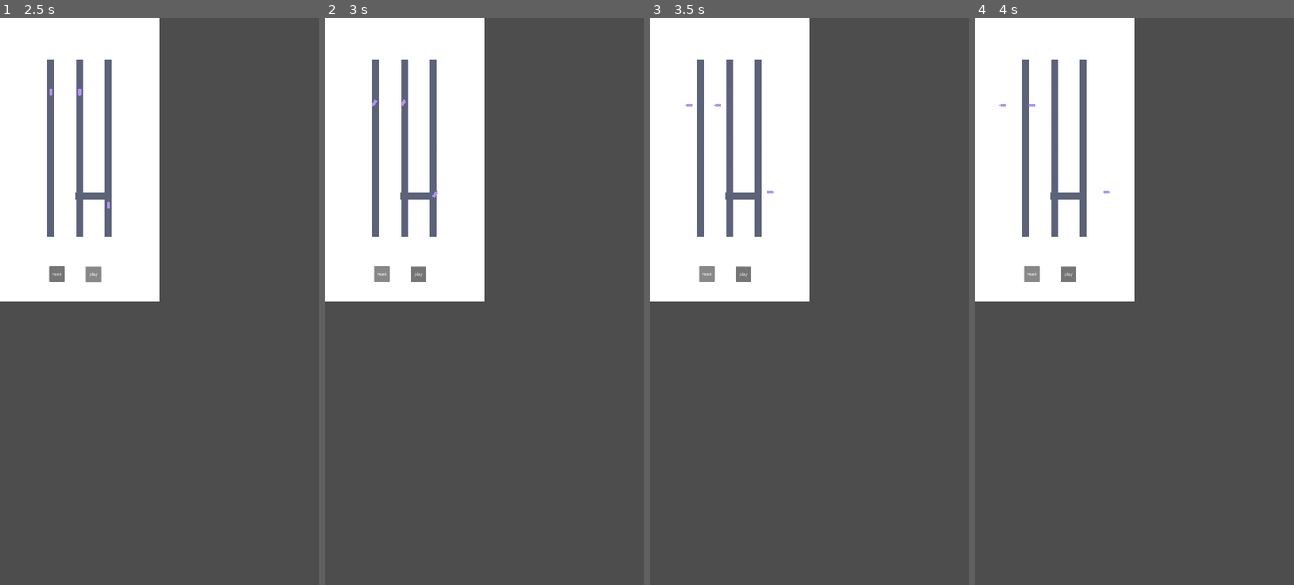
Above: before the commit, frames 1-4 (left to right).
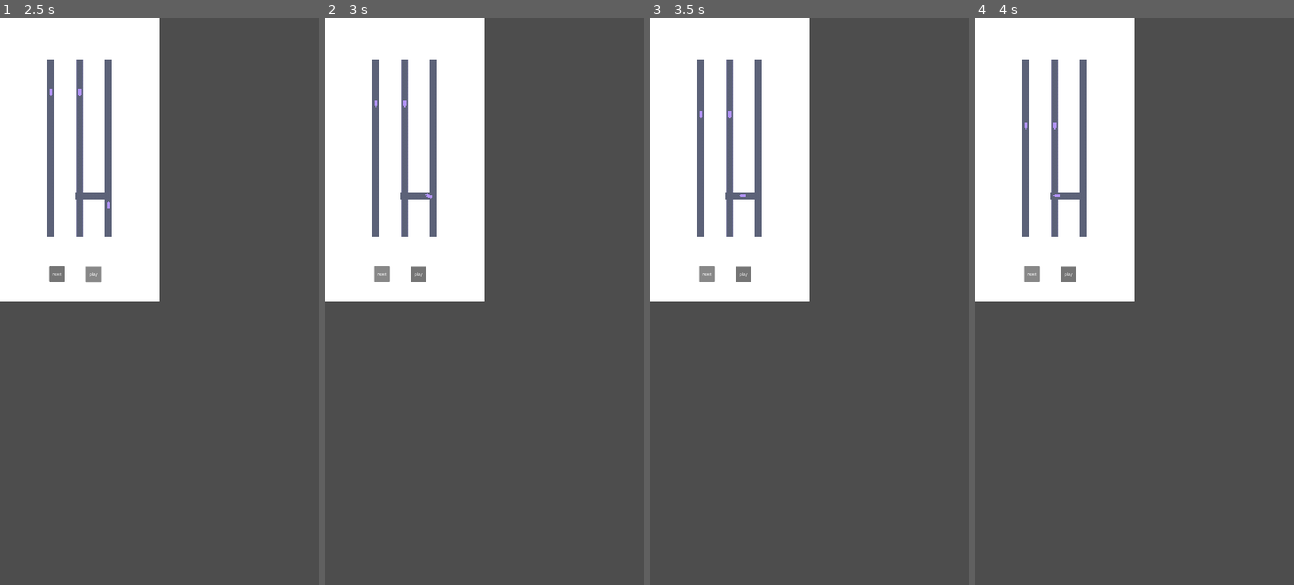
Above: after the commit, the same moments.

Repository: wonjaegang/TakeMeHome
Game: Godot game, scene res://Scenes/InGameScene.tscn
Same seed, same stepped clock (60 frames per second), same inputs: the game is played once before the commit and once after it.
Inputs:
- Up to frame 1 (2.5 s): click "play" at 0.5 s; click "play" at 1.25 s; click "play" at 2 s
- Up to frame 2 (3 s): click "reset" at 2.75 s
- Up to frame 3 (3.5 s): no input
- Up to frame 4 (4 s): no input

Frame 1 is identical in both runs. In frame 2, less than 0.1% of the frame differs, in the area x 14-36%, y 14-32%; in frame 3, less than 0.1%, in the area x 11-39%, y 15-32%; in frame 4, less than 0.1%.

Commit message:
SignalBud 구현 변경

Diff:
--- a/Scripts/car.gd
+++ b/Scripts/car.gd
@@ -11,7 +11,8 @@
 var _targetAngle : float = 0
 
 func _ready() -> void:
-    pass
+    SignalBus.start_driving.connect(_startCar)
+    SignalBus.make_enteredCar_turn.connect(_makeCarTurn)
 
 func _physics_process(delta: float) -> void:
     if not _isDriving:
@@ -22,10 +23,12 @@
 
     _moveForward(delta)
 
-func startCar() -> void:
+func _startCar() -> void:
     _isDriving = true
 
-func _setCurve(angle: float, radius: float) -> void:
+func _makeCarTurn(car: Car, angle: float, radius: float) -> void:
+    if car != self:
+        return
     _isTurning = true
     _targetAngle = rotation + angle
     _angularSpeed = SPEED / radius * sign(angle)
--- a/Scripts/crossway.gd
+++ b/Scripts/crossway.gd
@@ -3,8 +3,6 @@
 
 ## 책임:
 ##  - 차량이 들어오면 회전하도록 경로변경
-
-signal makeEnteredCarTurn(car: Car, angle: float, radius: float)
 
 func _ready() -> void:
     $CarEnterArea.body_entered.connect(_on_body_entered)
@@ -19,12 +17,12 @@
 
     var dPos: Vector2 = car.position - position
     if dPos.x >= 0 and dPos.y <= 0:
-        angle = 90
+        angle = PI / 2
     elif dPos.x < 0 and dPos.y <= 0:
-        angle = -90
+        angle = -PI / 2
     elif dPos.x < 0 and dPos.y > 0:
-        angle = 90
+        angle = PI / 2
     else:
-        angle = -90
+        angle = -PI / 2
 
-    makeEnteredCarTurn.emit(car, angle, radius)
+    SignalBus.make_enteredCar_turn.emit(car, angle, radius)
--- a/Scripts/playButton.gd
+++ b/Scripts/playButton.gd
@@ -1,11 +1,9 @@
 extends Control
 class_name PlayButton
-
-signal start_driving
 
 # Called when the node enters the scene tree for the first time.
 func _ready() -> void:
     connect('pressed', Callable(_startEveryCar))
 
 func _startEveryCar():
-    emit_signal('start_driving')
+    SignalBus.start_driving.emit()
--- a/Scripts/signalBus.gd
+++ b/Scripts/signalBus.gd
@@ -1,24 +1,14 @@
 extends Control
 
-# 시그널버스는 이렇게 쓰는게 아니다!!! 시그널을 여기서 정의해여해! 더 공부할것!
+## 책임:
+##   시그널을 정의하고 중계하며, 시그널 체이닝 진행
+##   시그널 버스 내에서는 로직 적용X
+
+## 시그널 정의
+# 차량 이동
+signal start_driving
+signal make_enteredCar_turn(car: Car, angle:float, radius:float)
 
 # Called when the node enters the scene tree for the first time.
 func _ready() -> void:
-    var cars: Array[Node] = get_node('../Cars').get_children()
-    var crossways: Array[Node] = get_node('../Crossways').get_children()
-    var playButton: PlayButton = get_node('../PlayButton')
-    var resetButton: ResetButton = get_node('../ResetButton')
-
-    # 디버깅
-    for car:Car in cars:
-        resetButton.turn_car.connect(car._setCurve.bind(PI / 2, 30))
-
-    # 차량 출발
-    for car:Car in cars:
-        playButton.start_driving.connect(car.startCar)
-
-    # 차량 회전
-    #for crossway: Crossway in crossways:
-        #crossway.makeEnteredCarTurn.connect()
-
-    # 레벨 종료
+    pass
--- a/project.godot
+++ b/project.godot
@@ -15,6 +15,10 @@
 config/features=PackedStringArray("4.5", "Mobile")
 config/icon="res://icon.svg"
 
+[autoload]
+
+SignalBus="*res://Scripts/signalBus.gd"
+
 [display]
 
 window/size/viewport_width=720
